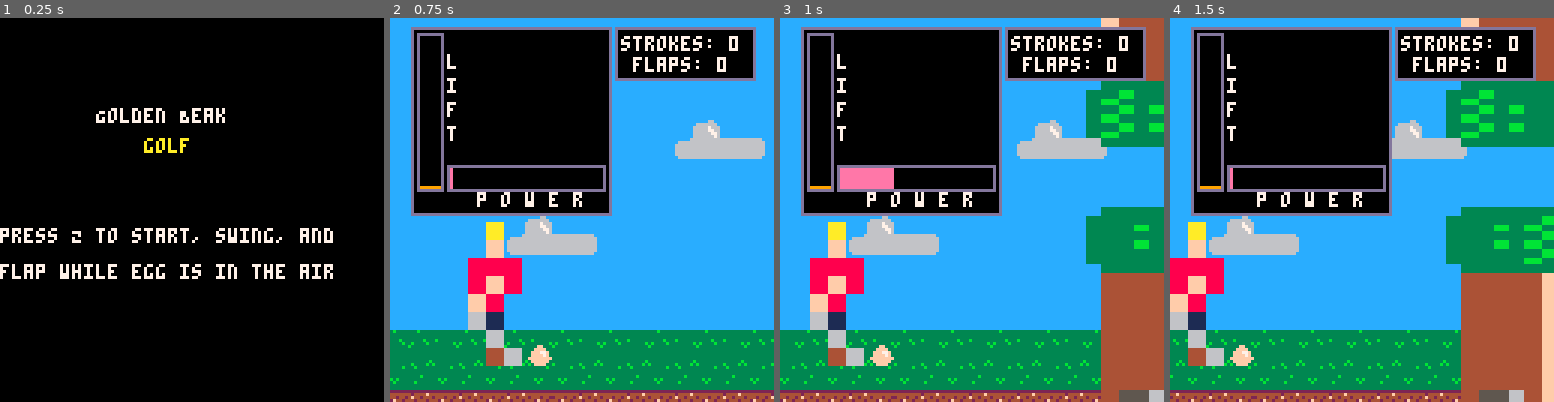
Above: before the commit, frames 1-4 (left to right).
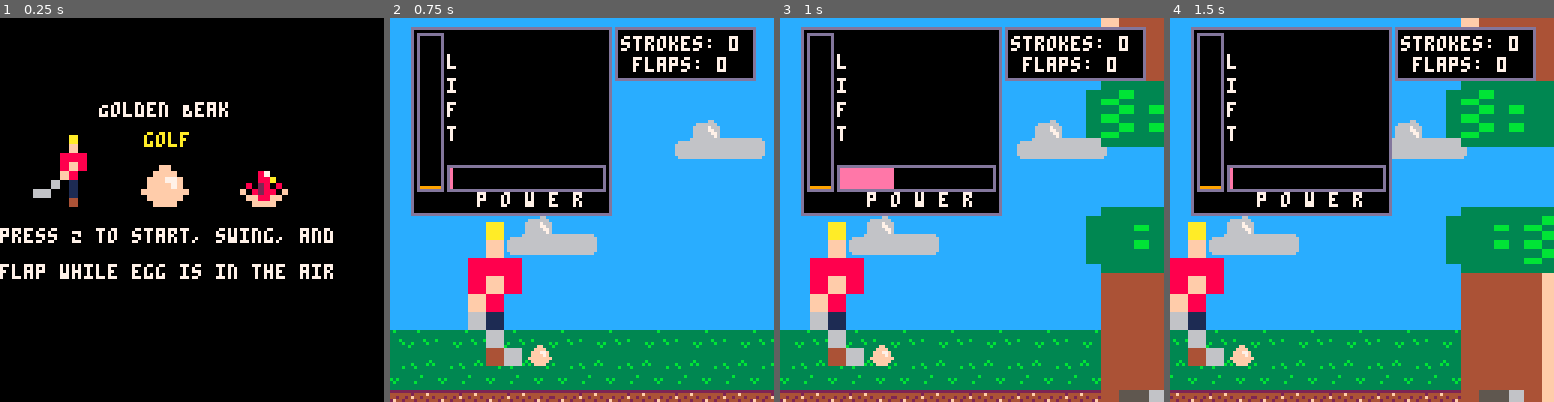
Above: after the commit, the same moments.

Repository: mccordgh/all_pico_8_carts
Game: PICO-8 cartridge workspace/ludum_dare_41/ld41_golf_flappy_bird.p8
The game is run twice, just before and just after one commit, with the same random seed, the same clock (stepped at 60 frames per second) and the same inputs.
Inputs:
- Up to frame 1 (0.25 s): no input
- Up to frame 2 (0.75 s): tap O (Z key) at 0.7 s
- Up to frame 3 (1 s): no input
- Up to frame 4 (1.5 s): no input

The runs differ from the first frame. In frame 1, 3.6% of the frame differs, in the area x 8-75%, y 21-50%; in frame 2, nothing differs; in frame 3, nothing differs; in frame 4, nothing differs.

Commit message:
better title

Diff:
--- a/workspace/ludum_dare_41/ld41_golf_flappy_bird.p8
+++ b/workspace/ludum_dare_41/ld41_golf_flappy_bird.p8
@@ -248,11 +248,15 @@
 
 function draw_menu()
     cls()
-    print("Golden Beak", 32, 30, 7)
-    print("golf", 48, 40, 10)
+    print("Golden Beak", 33, 28, 7)
+    print("golf", 48, 38, 10)
 
     print("press Z to start, swing, and", 0, 70, 7)
     print("flap while egg is in the air", 0, 82, 7)
+
+    sspr(112, 0, 8, 8, 8, 39, 24, 24)
+    sspr(24, 0, 8, 8, 47, 47, 16, 16)
+    sspr(32, 0, 8, 8, 80, 47, 16, 16)
 end
 
 function draw_meter_box()
